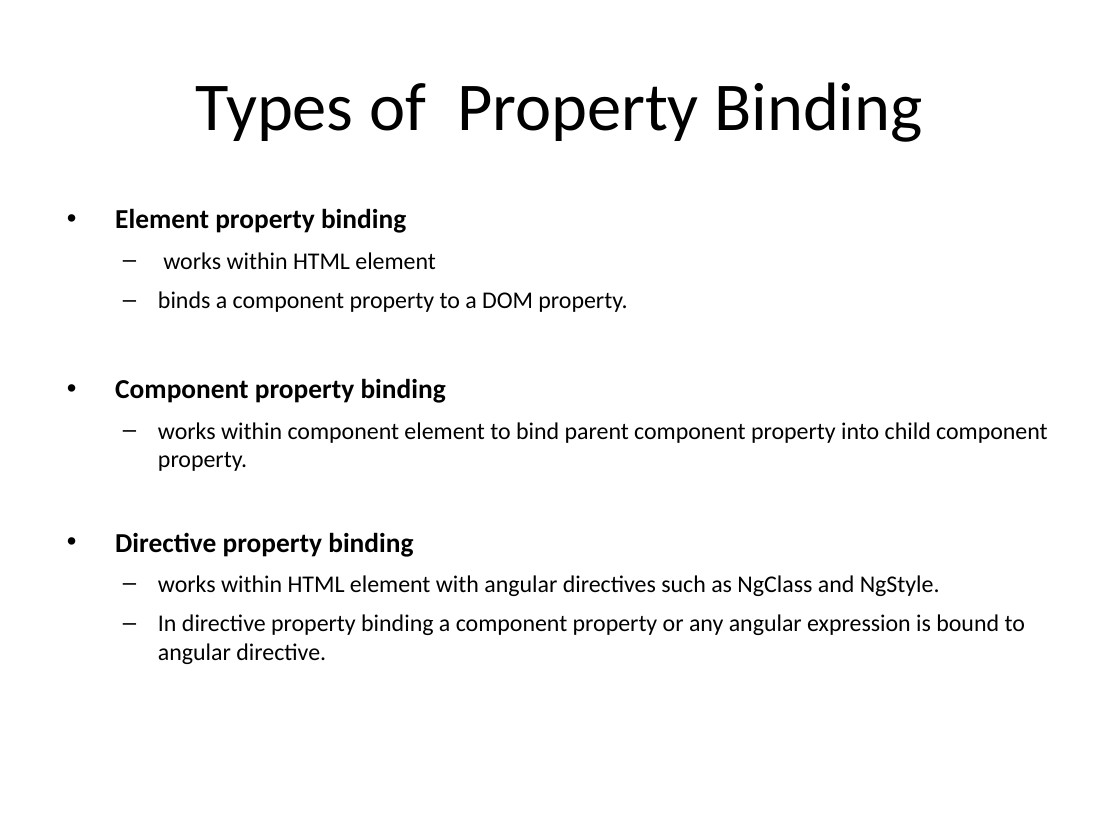
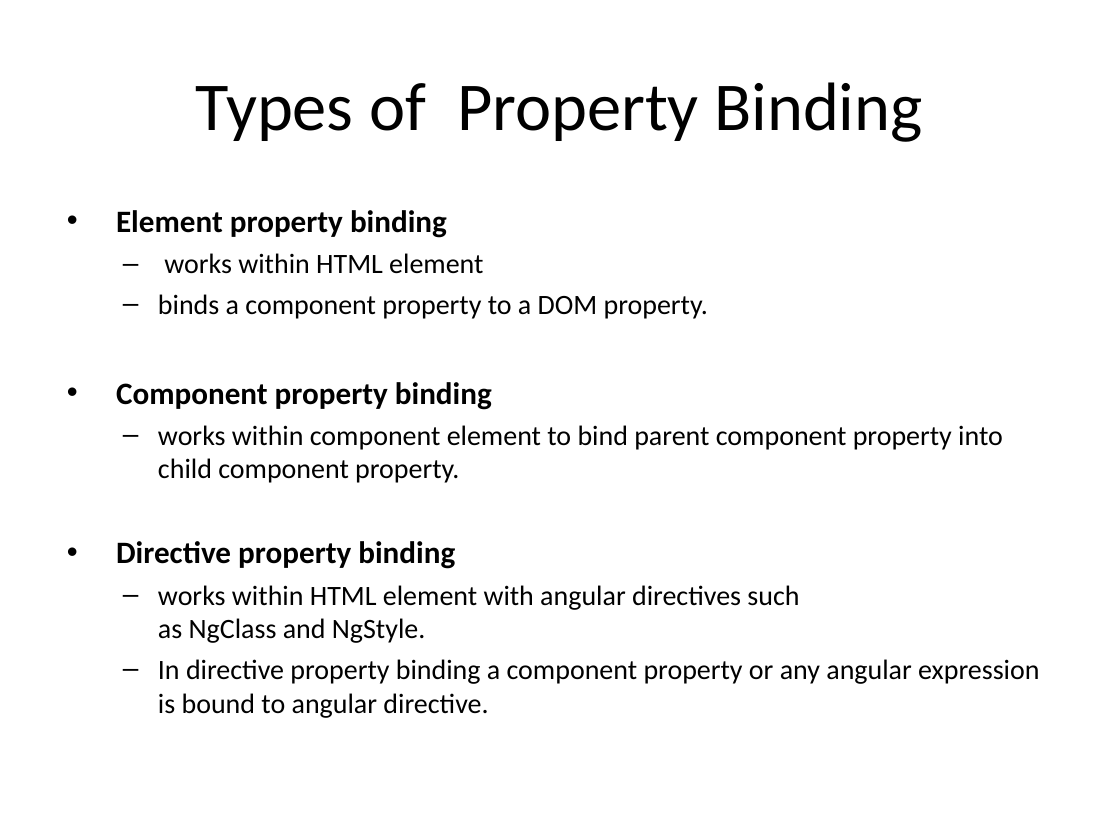
Before and after one commit to vishnumvn/AngularJS_Tut, a slide deck: slide 192 of Materials/Angular_Module01.ppt. Drawn at 1120x840 pixels with LibreOffice and Linux fonts; fonts in the diff are those of the drawing. Boxes give left, top, right and bottom in pixels: in the first picture for what was removed or moved away, otherwise in the second. Text is boxed around its words. In the diff, an @@ line names an element or a change of style, - is before the commit and + after.

```diff
--- a/Materials/Angular_Module01.ppt
+++ b/Materials/Angular_Module01.ppt
@@ text "Element property binding" at box(116, 210, 1039, 718): size 17.6 to 20 pt in "Element property binding", "Component property binding", "Directive property binding"; size 15.4 to 18 pt in "works within HTML element", "binds a component property to a DOM ...", "works within component element to bind parent ...", "works within HTML element with angular directives ..." and 1 more places; less space between paragraphs @@
```
Also in this commit, not shown: 37 other slides changed, 37 other files.
